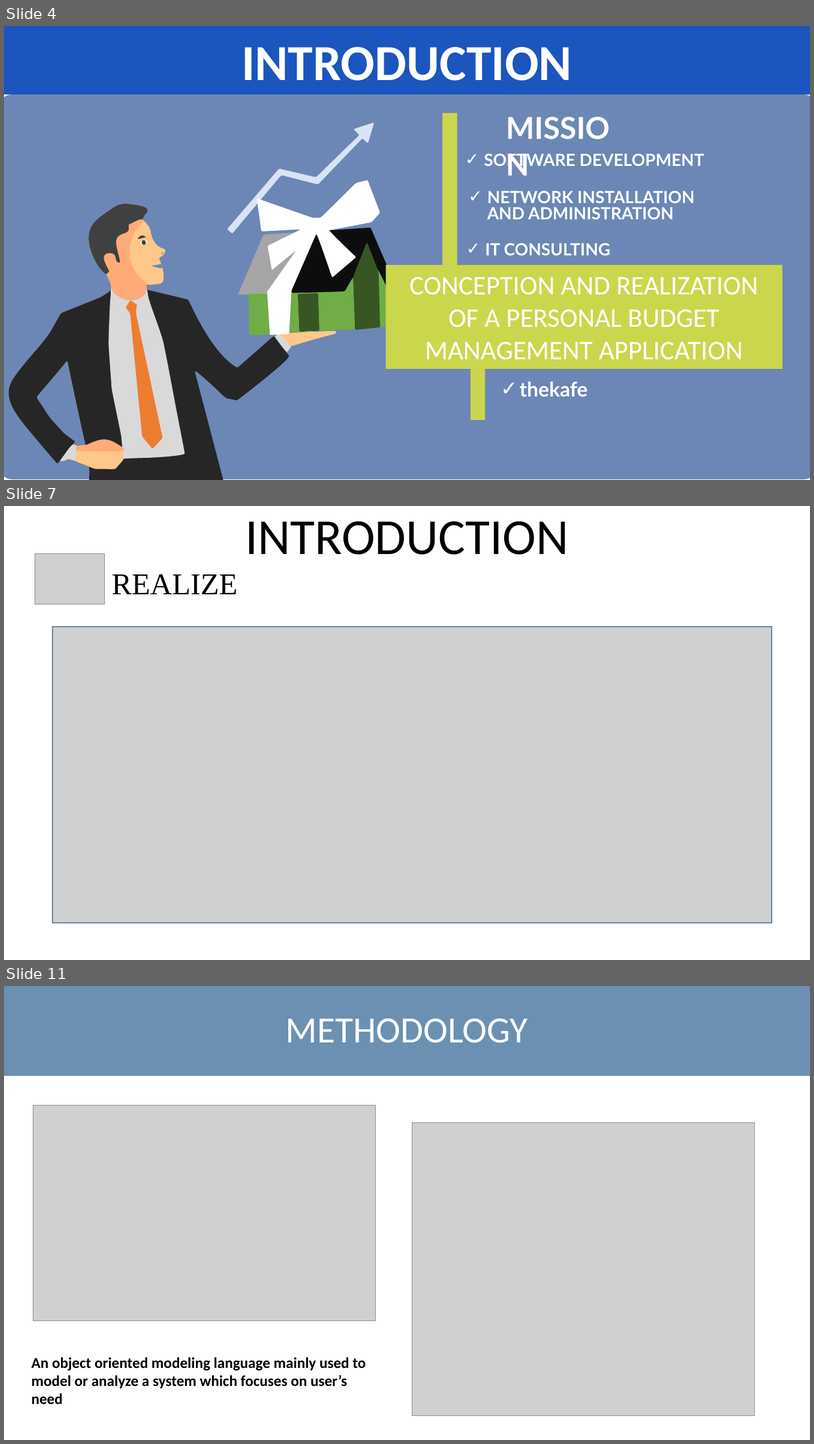
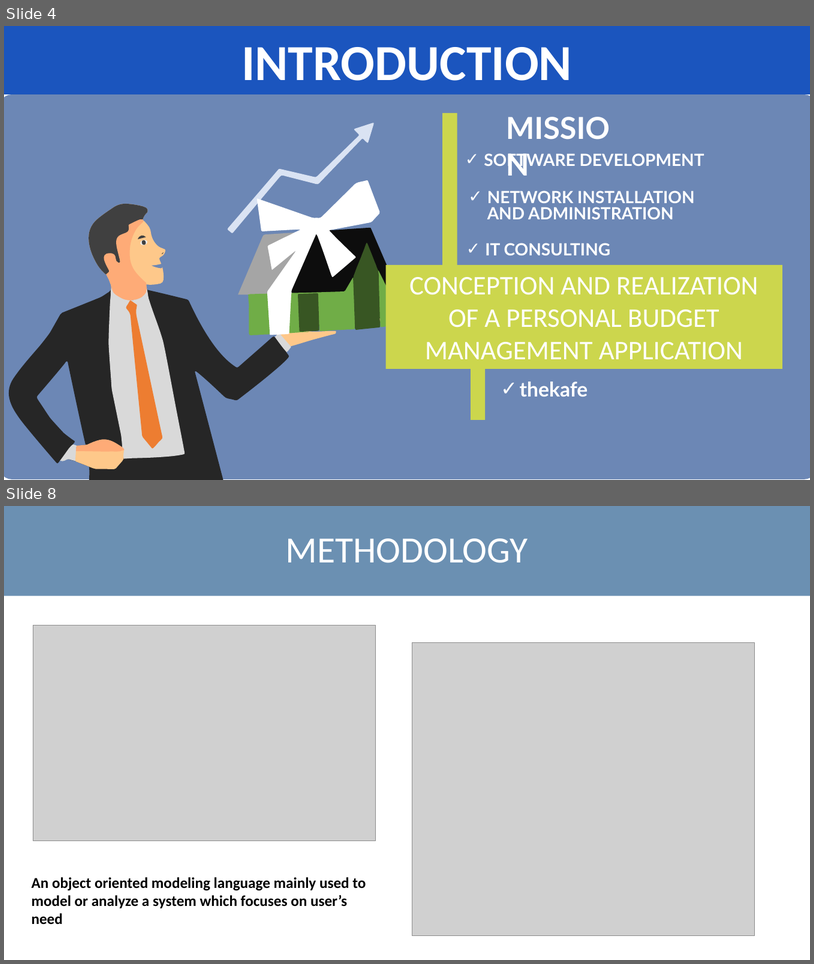
Before and after one commit to kanzuesther/level-2-report-and-diagrams, a slide deck: Presentation1.pptx. Shown one above the other, each under a label of ours: slides 4, 7 and 11 before the commit, slides 4 and 8 after it; the slides between them are not shown. The pictures are 814x1444 and 814x964 pixels, drawn with LibreOffice and Linux fonts; fonts in the diff are those of the drawing; grey boxes stand for pictures. Boxes give left, top, right and bottom in pixels: in the first picture for what was removed or moved away, otherwise in the second. Text is boxed around its words. In the diff, an @@ line names an element or a change of style, - is before the commit and + after.

```diff
--- a/Presentation1.pptx
+++ b/Presentation1.pptx
@@ slide 7 removed at box(4, 506, 810, 960), background #FFFFFF @@
@@ title removed at box(245, 521, 569, 555) @@
-INTRODUCTION
@@ picture removed at box(35, 554, 105, 604) @@
@@ text removed at box(112, 574, 238, 594) @@
-REALIZE
@@ freeform shape removed at box(53, 627, 772, 923) @@
@@ picture removed at box(53, 627, 771, 923) @@
@@ what was slide 11 is now slide 8 @@
```
Also in this commit, not shown: 5 slides changed, 1 slide added, 3 other slides removed, 1 other file.
